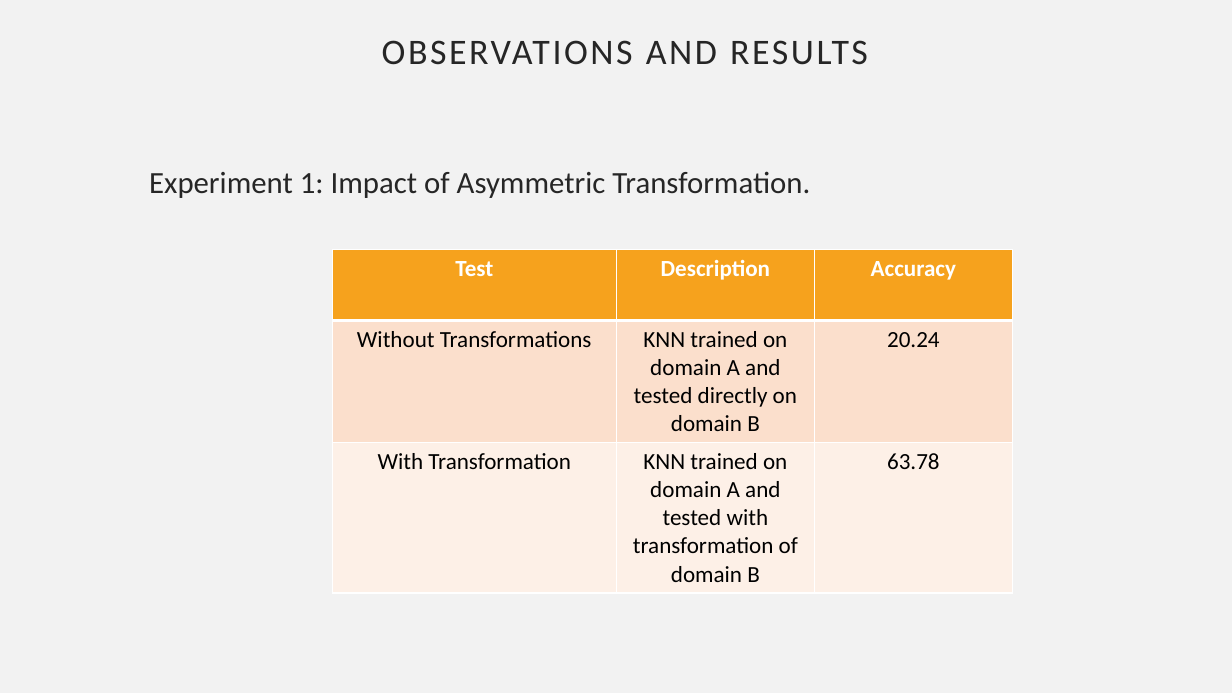
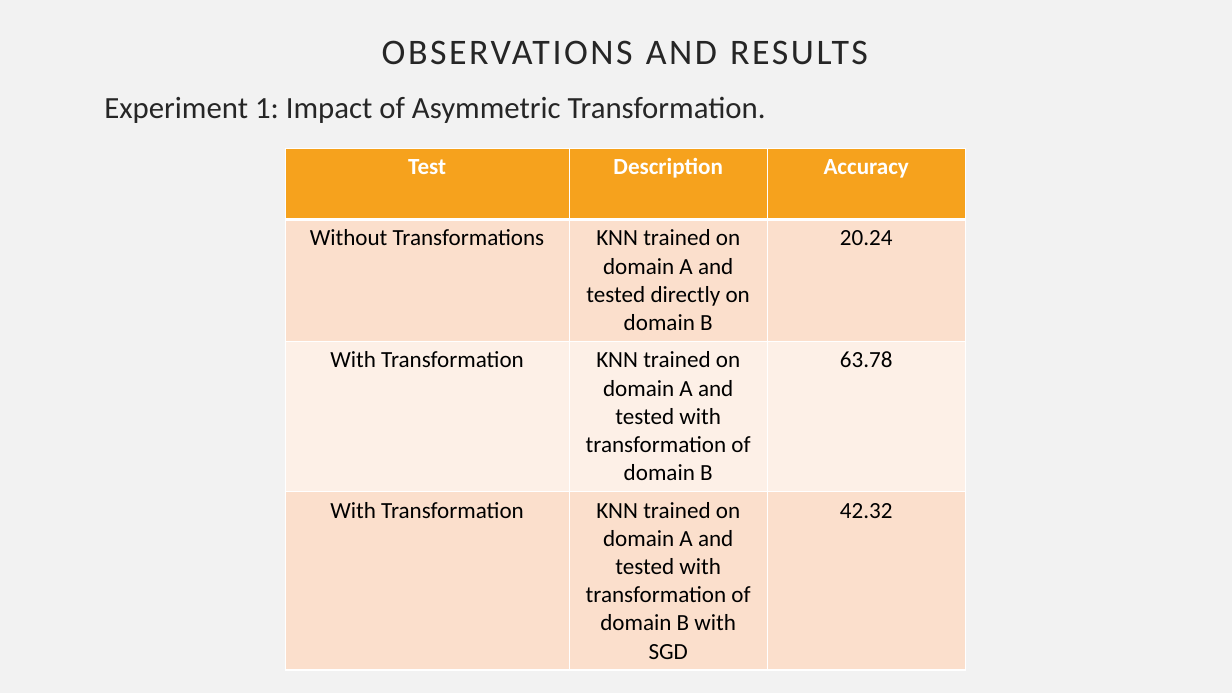
Before and after one commit to samrudh/ARC-t-paper-implementation, a slide deck: slide 11 of presentation.pptx. Drawn at 1232x693 pixels with LibreOffice and Linux fonts; fonts in the diff are those of the drawing. Boxes give left, top, right and bottom in pixels: in the first picture for what was removed or moved away, otherwise in the second. Text is boxed around its words. In the diff, an @@ line names an element or a change of style, - is before the commit and + after.

```diff
--- a/presentation.pptx
+++ b/presentation.pptx
@@ text "Experiment 1: Impact of Asymmetric ...": place and size @@
-text "Experiment 1: Impact of Asymmetric ..." at [149,171,810,198]
+text "Experiment 1: Impact of Asymmetric ..." at [104,96,766,123]
@@ table at [285,148,965,663] @@
+row 4: With Transformation | KNN trained on domain A and tested with transformation of domain B with SGD | 42.32
@@ table: place and size @@
-table at [333,250,1013,589]
+table at [285,148,965,663]
```
Also in this commit, not shown: 1 slide added, 2 slides removed.
